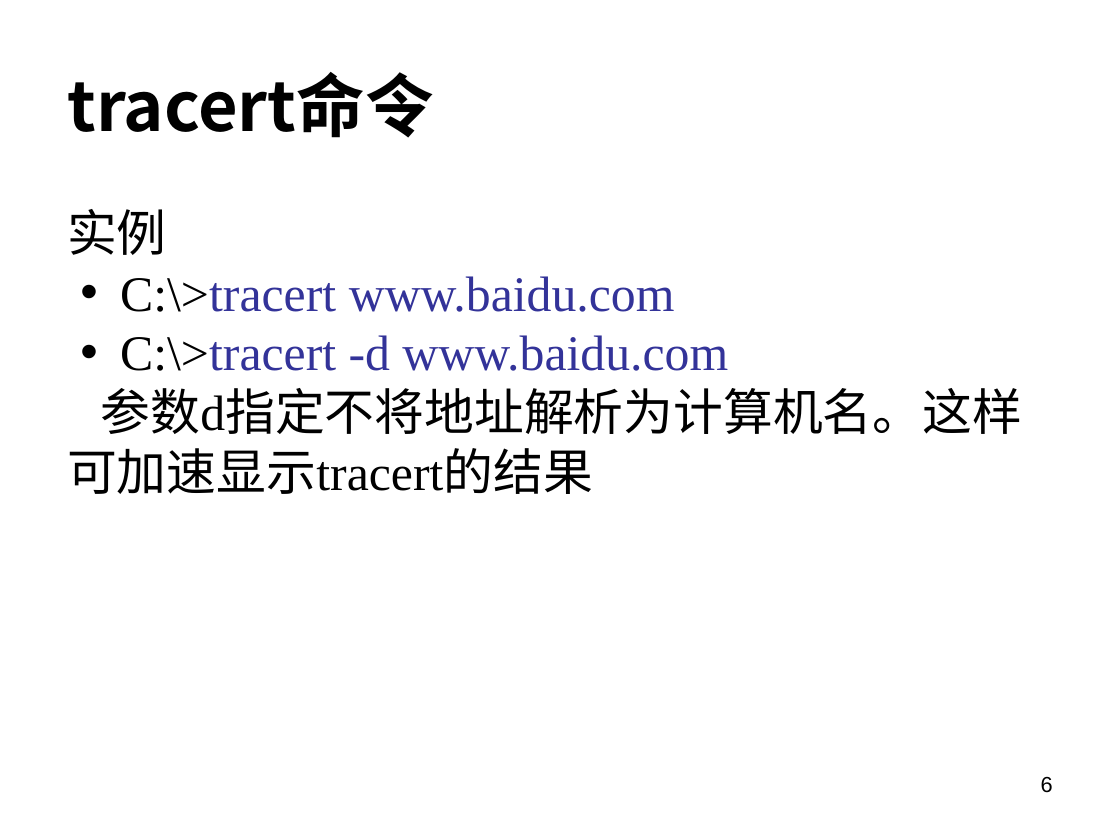
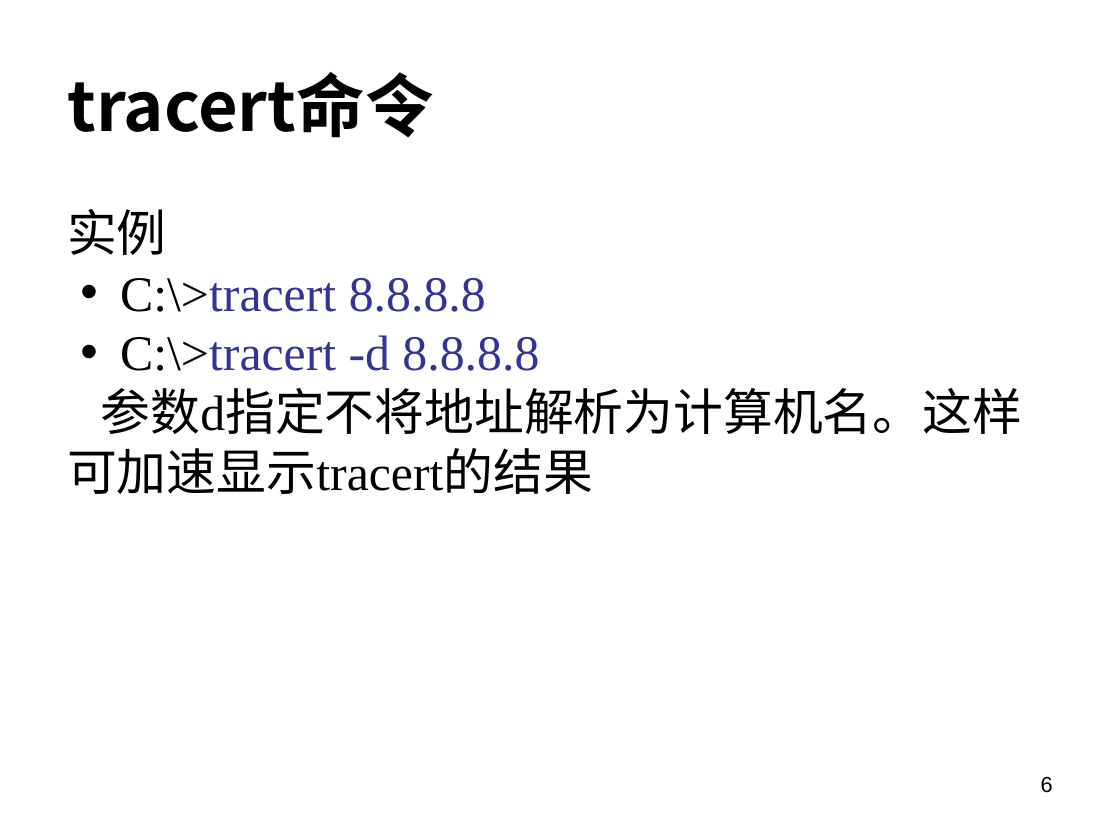
Before and after one commit to huangqy89/cn-2026, a slide deck: slide 6 of static_files/laboratory/实验基础1.pptx. Drawn at 1120x840 pixels with LibreOffice and Linux fonts; fonts in the diff are those of the drawing; background and template pictures are left out. Boxes give left, top, right and bottom in pixels: in the first picture for what was removed or moved away, otherwise in the second. Text is boxed around its words. In the diff, an @@ line names an element or a change of style, - is before the commit and + after.

```diff
--- a/static_files/laboratory/实验基础1.pptx
+++ b/static_files/laboratory/实验基础1.pptx
@@ text at (120,278,539,371): text changed @@
-• C:\>tracert www.baidu.com
-• C:\>tracert -d www.baidu.com
+• C:\>tracert 8.8.8.8
+• C:\>tracert -d 8.8.8.8
```
Also in this commit, not shown: 2 other files.
